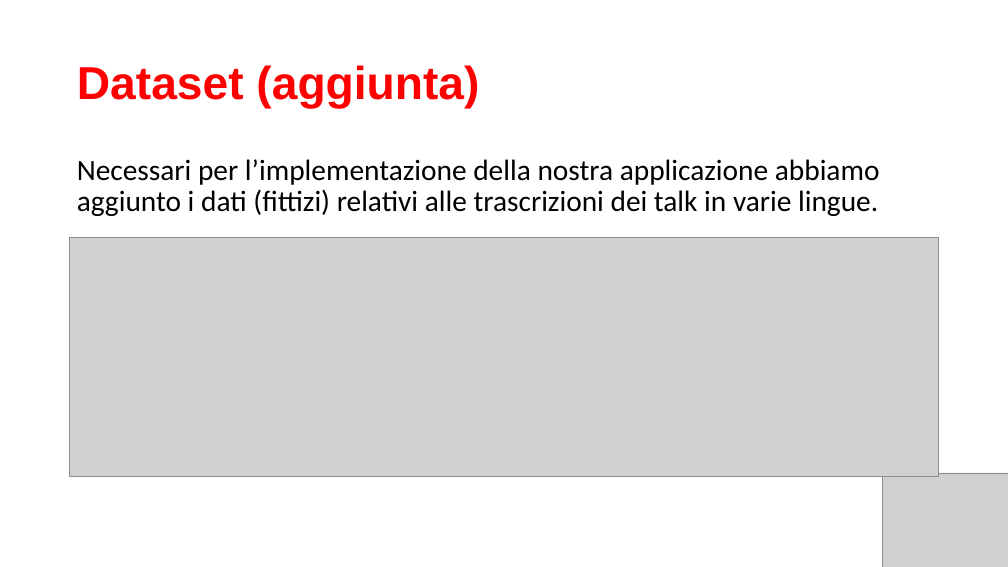
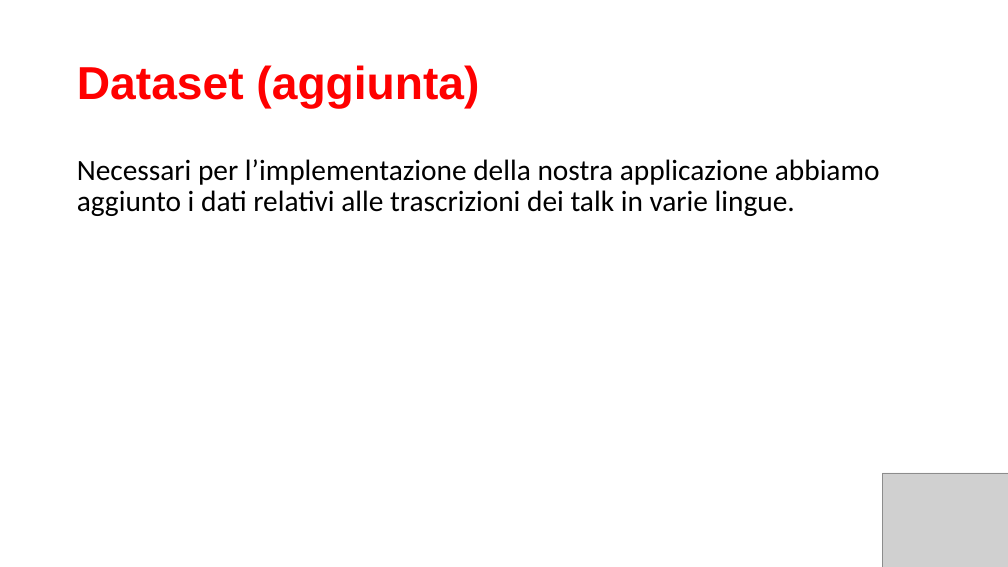
Before and after one commit to maggiorante/Mobile-Cloud-Technlogies-2021, a slide deck: slide 4 of Homework-2/TriviaTED_glue.pptx. Drawn at 1008x567 pixels with LibreOffice and Linux fonts; fonts in the diff are those of the drawing; grey boxes stand for pictures. Boxes give left, top, right and bottom in pixels: in the first picture for what was removed or moved away, otherwise in the second. Text is boxed around its words. In the diff, an @@ line names an element or a change of style, - is before the commit and + after.

```diff
--- a/Homework-2/TriviaTED_glue.pptx
+++ b/Homework-2/TriviaTED_glue.pptx
@@ text at [77, 159, 880, 216]: text changed @@
-Necessari per l’implementazione della nostra applicazione abbiamo aggiunto i dati (fittizi) relativi alle trascrizioni dei talk in varie lingue.
+Necessari per l’implementazione della nostra applicazione abbiamo aggiunto i dati relativi alle trascrizioni dei talk in varie lingue.
@@ picture removed at [70, 238, 939, 477] @@
```
Also in this commit, not shown: 4 other slides changed.
